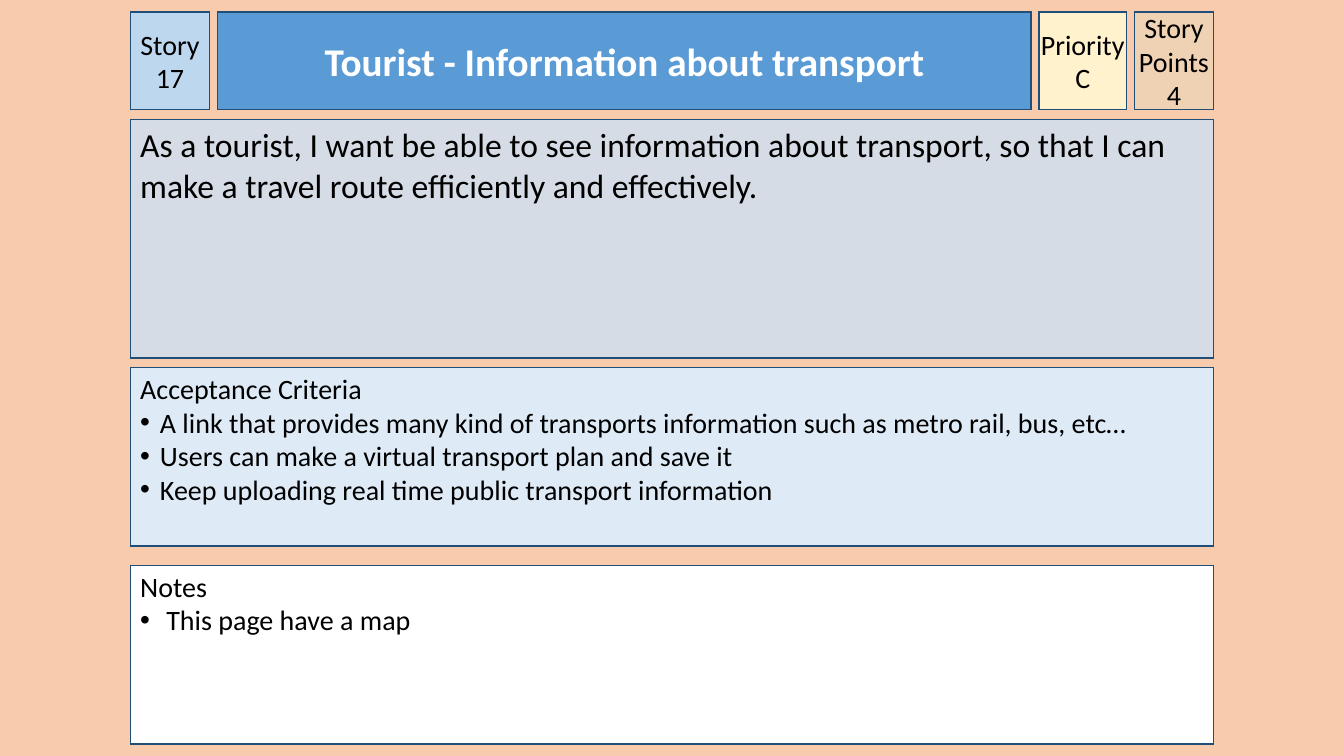
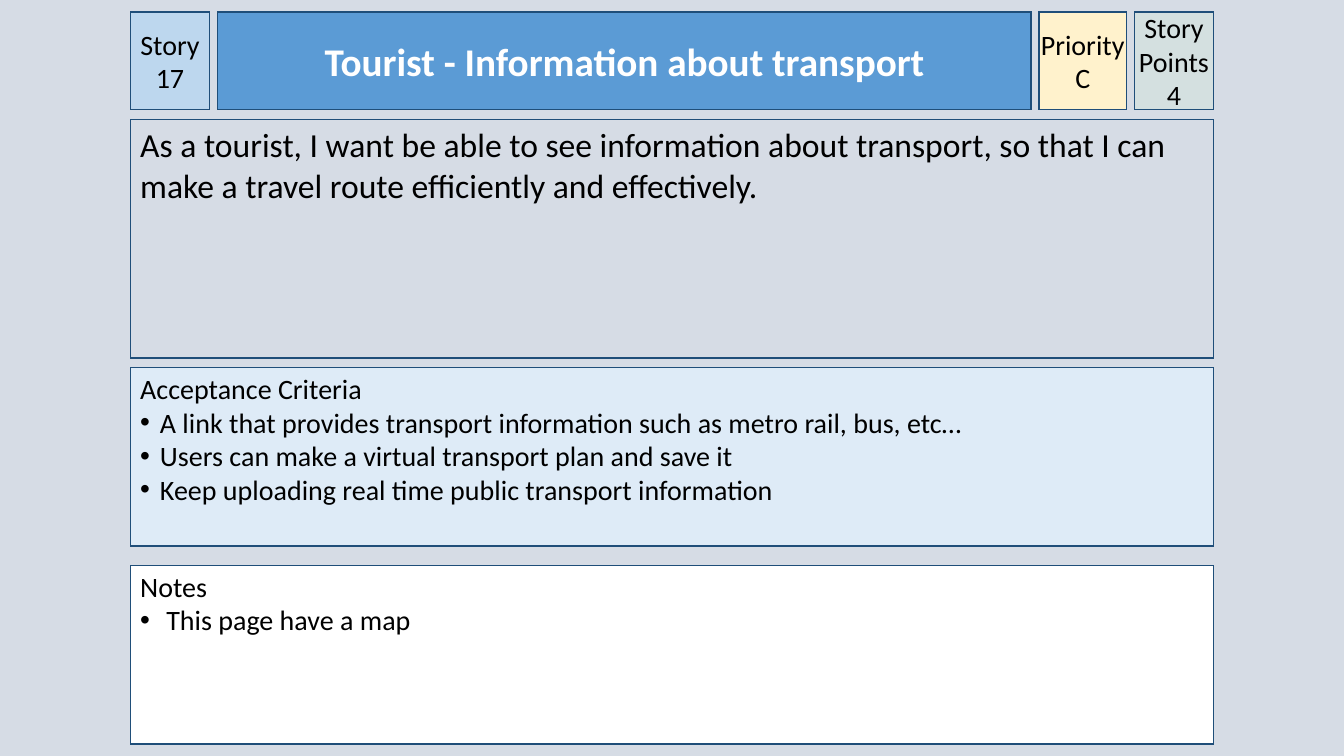
Before and after one commit to owencharters/IFB299, a slide deck: slide 18 of IFB299 - Collaborated User Stories - 2.pptx. Drawn at 1344x756 pixels with LibreOffice and Linux fonts; fonts in the diff are those of the drawing. Boxes give left, top, right and bottom in pixels: in the first picture for what was removed or moved away, otherwise in the second. Text is boxed around its words. In the diff, an @@ line names an element or a change of style, - is before the commit and + after.

```diff
--- a/IFB299 - Collaborated User Stories - 2.pptx
+++ b/IFB299 - Collaborated User Stories - 2.pptx
@@ background #F8CBAD to #D6DCE5 @@
@@ text in rectangle at [160, 413, 961, 438]: text changed @@
-• A link that provides many kind of transports information such as metro rail, bus, etc…
+• A link that provides transport information such as metro rail, bus, etc…
```
Also in this commit, not shown: 18 other slides changed, 1 slide added, 1 other file.
